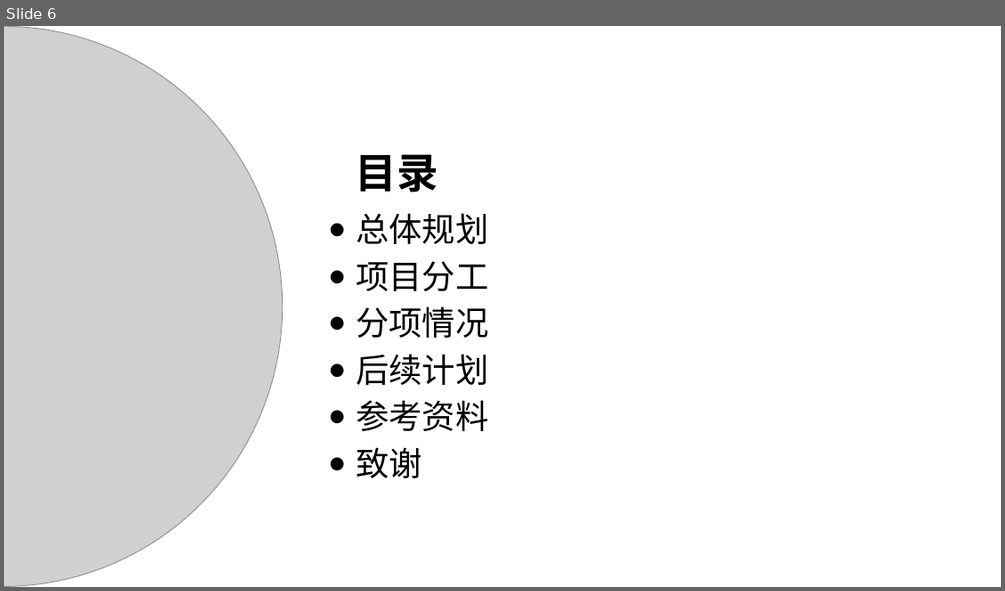
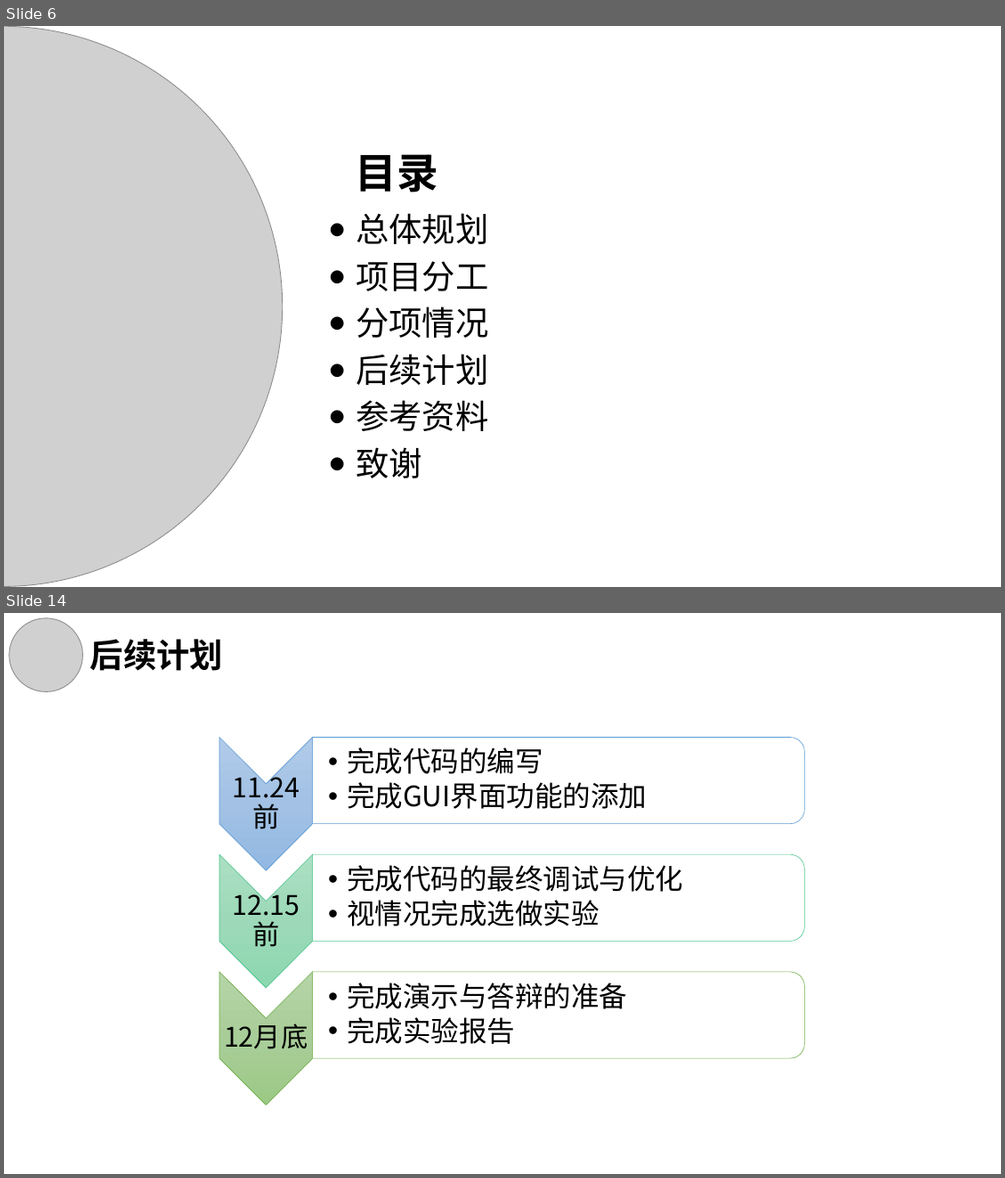
Before and after one commit to hance0601/dsp_proj, a slide deck: 开题报告.pptx. Shown one above the other, each under a label of ours: slide 6 before the commit, slides 6 and 14 after it; the slides between them are not shown. The pictures are 1005x591 and 1005x1178 pixels, drawn with LibreOffice and Linux fonts; fonts in the diff are those of the drawing; grey boxes stand for pictures. Boxes give left, top, right and bottom in pixels: in the first picture for what was removed or moved away, otherwise in the second. Text is boxed around its words. In the diff, an @@ line names an element or a change of style, - is before the commit and + after.

```diff
--- a/开题报告.pptx
+++ b/开题报告.pptx
@@ slide 14 added at <box>4,613,1001,1174</box>, background #FFFFFF @@
@@ picture added at <box>9,618,82,691</box> @@
@@ text added at <box>90,639,223,671</box>, 32 pt, text #000000, bold @@
+后续计划
@@ group added at <box>219,737,805,1104</box>: 6 texts, 3 chevrons, 3 round same rects @@
+11.24前
+  • 完成代码的编写
+  • 完成GUI界面功能的添加
+12.15前
+  • 完成代码的最终调试与优化
+  • 视情况完成选做实验
+12月底
+  • 完成演示与答辩的准备
+  • 完成实验报告
```
Also in this commit, not shown: 3 slides changed, 11 other slides added, 3 other files.
